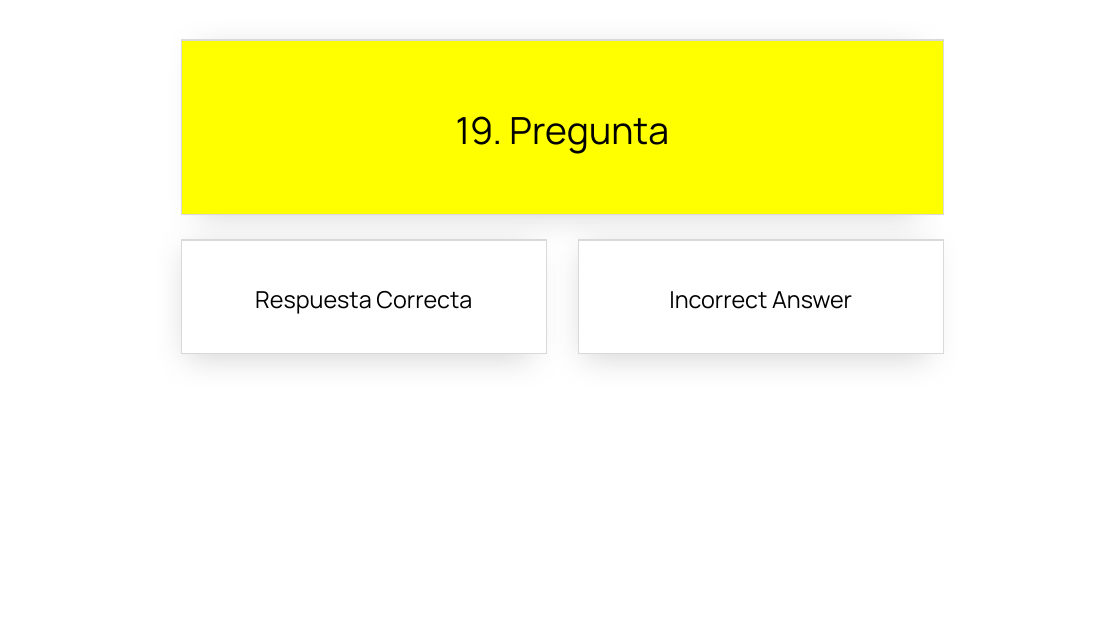
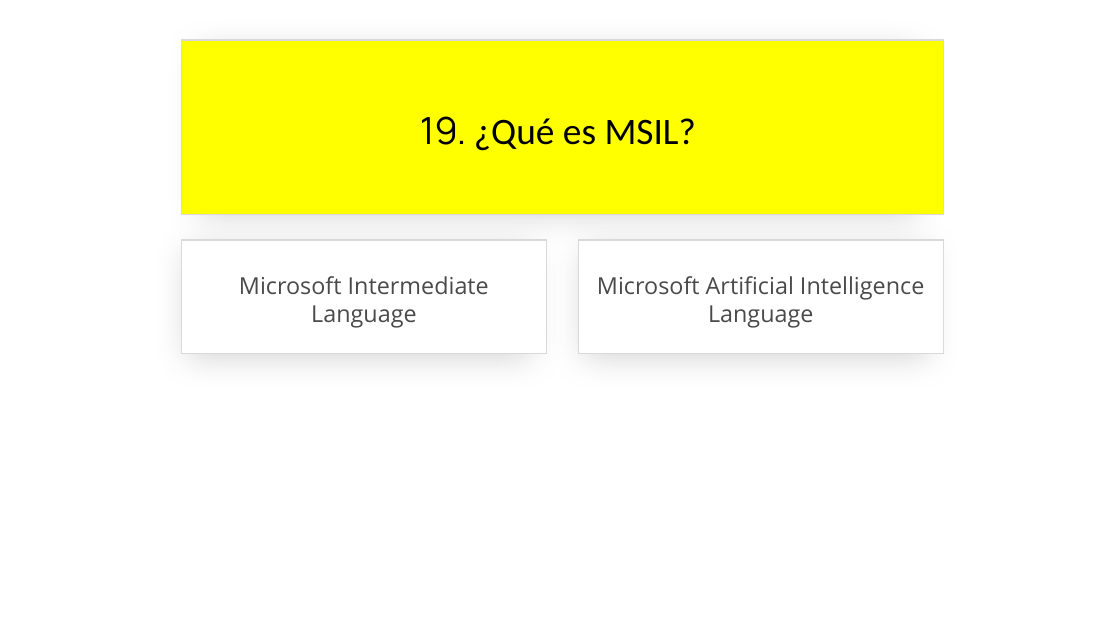
Before and after one commit to jsuarezruiz/SevillaDotNetConf2023, a slide deck: slide 39 of sevilladotnetconf-close.pptx. Drawn at 1120x630 pixels with LibreOffice and Linux fonts; fonts in the diff are those of the drawing. Boxes give left, top, right and bottom in pixels: in the first picture for what was removed or moved away, otherwise in the second. Text is boxed around its words. In the diff, an @@ line names an element or a change of style, - is before the commit and + after.

```diff
--- a/sevilladotnetconf-close.pptx
+++ b/sevilladotnetconf-close.pptx
@@ text in rectangle at (420,116,696,151): text changed; font Manrope to Calibri @@
-19. Pregunta
+19. ¿Qué es MSIL?
@@ text in rectangle at (239,276,489,328): text changed; font Manrope to Open Sans; text colour #000000 to #4A4A4A @@
-Respuesta Correcta
+Microsoft Intermediate Language
@@ text in rectangle at (597,276,924,328): text changed; font Manrope to Open Sans; text colour #000000 to #4A4A4A @@
-Incorrect Answer
+Microsoft Artificial Intelligence Language
```
Also in this commit, not shown: 11 other slides changed, 4 slides added, 4 slides removed, 1 other file.
